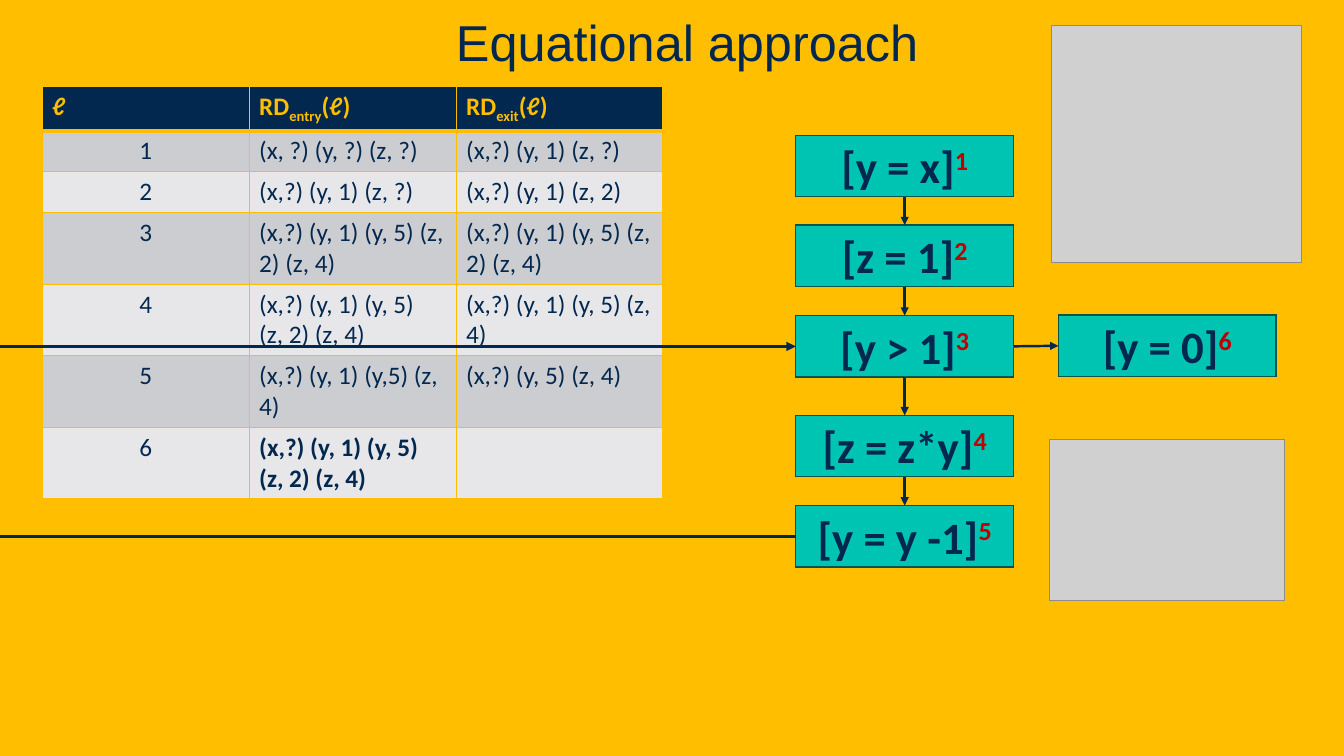
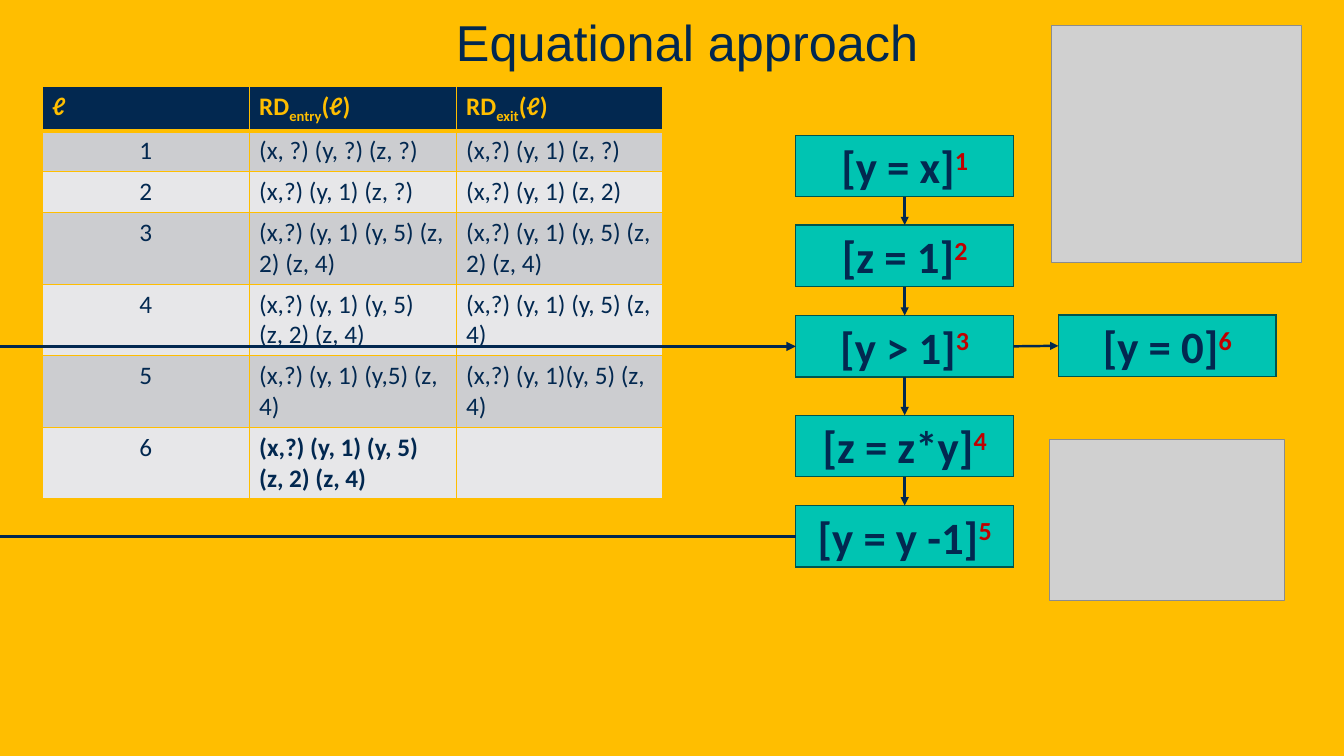
Before and after one commit to davsec-teaching/ECS289C-Spring2025, a slide deck: slide 39 of slides/3_data_flow_analysis.pptx. Drawn at 1344x756 pixels with LibreOffice and Linux fonts; fonts in the diff are those of the drawing; grey boxes stand for pictures; background and template pictures are left out. Boxes give left, top, right and bottom in pixels: in the first picture for what was removed or moved away, otherwise in the second. Text is boxed around its words. In the diff, an @@ line names an element or a change of style, - is before the commit and + after.

```diff
--- a/slides/3_data_flow_analysis.pptx
+++ b/slides/3_data_flow_analysis.pptx
@@ table at (42,87,662,495) @@
-row 6, column 3: (x,?) (y, 5) (z, 4)
+row 6, column 3: (x,?) (y, 1)(y, 5) (z, 4)
```
Also in this commit, not shown: 4 other slides changed, 15 slides added, 1 other file.
